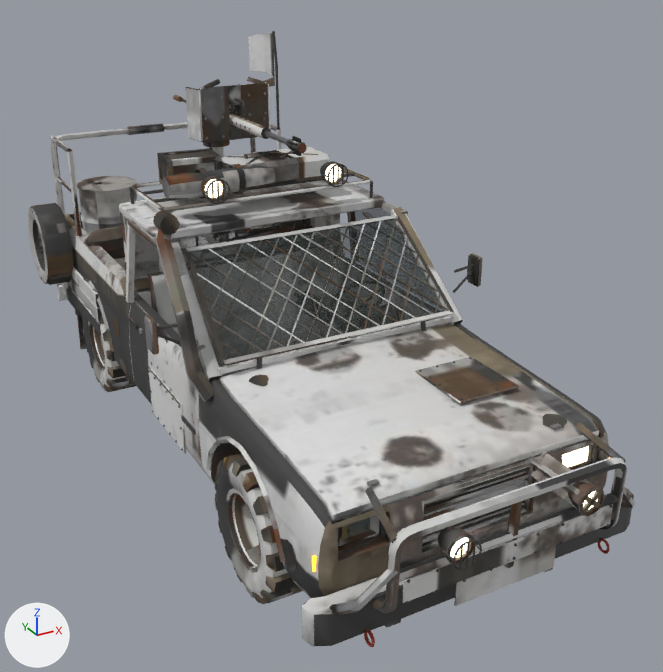
The glTF model public/models/vehicles/e_technical.glb, before and after one commit.
The view is the same before and after, from a 50 mm lens placed at (-2.47, -5.29, 3.32), pointed at (0.23, -0.38, 0.87). The axes (+X, +Y, +Z) are drawn at lower left. The lights are the same throughout. The first picture is the older version. Where no turn or scale is listed for an object, it has been applied to the vertices. Vertices at exactly the same position are counted once.

Script lines for the objects in view, before the commit:
```python
ob_body_mesh = bpy.data.objects.new('body_mesh', me_body_mesh)
ob_body_mesh.location = (0.0, 0.0, 0.0)
ob_gun_mg = bpy.data.objects.new('gun_mg', me_gun_mg)
ob_gun_mg.location = (0.0, 0.92, 2.14)
ob_panel_bumper_f = bpy.data.objects.new('panel_bumper_F', me_panel_bumper_f)
ob_panel_bumper_f.location = (0.0, -2.44, 0.47)
ob_panel_door_l = bpy.data.objects.new('panel_door_L', me_panel_door_l)
ob_panel_door_l.location = (0.9, -0.86, 0.7)
ob_panel_door_r = bpy.data.objects.new('panel_door_R', me_panel_door_r)
ob_panel_door_r.location = (-0.9, -0.86, 0.7)
ob_panel_hood = bpy.data.objects.new('panel_hood', me_panel_hood)
ob_panel_hood.location = (0.0, -0.94, 1.06)
ob_wheel_fr_rim = bpy.data.objects.new('wheel_FR_rim', me_rim_1__1)
ob_wheel_fr_rim.parent = ob_wheel_fr
ob_wheel_fr_rim.location = (0.0, 0.0, 0.0)
ob_wheel_fr_tire = bpy.data.objects.new('wheel_FR_tire', me_tire_1__1)
ob_wheel_fr_tire.parent = ob_wheel_fr
ob_wheel_fr_tire.location = (0.0, 0.0, 0.0)
ob_wheel_rr_rim = bpy.data.objects.new('wheel_RR_rim', me_rim_1__1)
ob_wheel_rr_rim.parent = ob_wheel_rr
ob_wheel_rr_rim.location = (0.0, 0.0, 0.0)
# also in view: 'wheel_RR_tire' at (-0.79, 1.33, 0.4)
```
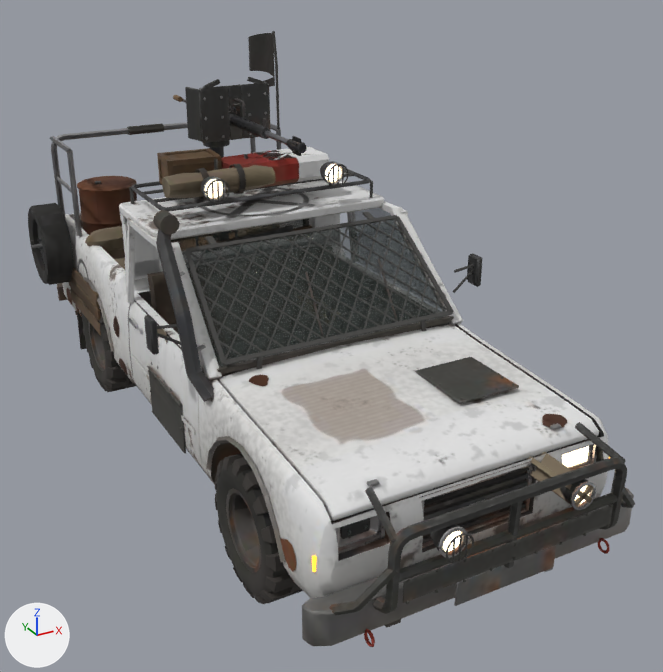
Pixel boxes (x1, y1, x2, y2) of what changed, in the pictures (663 x 672 px; the box of a moved part takes in the faces that stretch with it):
part 1 of me_panel_hood, surface changed
    both: (219, 324, 599, 521)
part 2 of me_panel_door_r, surface changed
    both: (126, 218, 209, 477)
part 3 of me_panel_bumper_f, moved or reshaped
    before: (568, 481, 601, 513)
    after: (560, 479, 593, 507)
part 4 of me_panel_bumper_f, moved or reshaped
    before: (437, 526, 472, 561)
    after: (431, 524, 464, 554)
part 5 of me_panel_bumper_f, moved or reshaped
    before: (453, 540, 482, 571)
    after: (446, 533, 474, 564)
part 6 of me_panel_bumper_f, moved or reshaped
    before: (460, 547, 463, 569)
    after: (452, 540, 455, 563)
part 7 of me_panel_bumper_f, moved or reshaped
    before: (472, 542, 476, 565)
    after: (465, 535, 468, 558)
part 8 of me_panel_bumper_f, moved or reshaped
    before: (442, 550, 454, 560)
    after: (435, 543, 446, 553)
part 9 of me_panel_bumper_f, moved or reshaped
    before: (579, 487, 604, 516)
    after: (571, 481, 596, 510)
part 10 of me_panel_bumper_f, moved or reshaped
    before: (446, 533, 475, 565)
    after: (439, 527, 467, 558)
part 11 of me_panel_bumper_f, moved or reshaped
    before: (583, 491, 597, 510)
    after: (575, 486, 589, 504)
part 12 of me_panel_bumper_f, moved or reshaped
    before: (450, 537, 469, 558)
    after: (443, 531, 461, 552)
part 13 of me_panel_bumper_f, moved or reshaped
    before: (525, 452, 602, 513)
    after: (525, 452, 594, 507)
part 14 of me_panel_bumper_f, moved or reshaped
    before: (527, 456, 601, 508)
    after: (527, 456, 592, 503)
part 15 of me_panel_bumper_f, surface changed
    both: (302, 422, 635, 646)
part 16 of me_gun_mg, surface changed (darker)
    both: (185, 77, 306, 153)
part 17 of me_body_mesh, surface changed
    both: (28, 33, 609, 627)
part 18 of me_body_mesh, recoloured
    both: (254, 146, 329, 225)
part 19 of me_rim_1__1, surface changed
    both: (88, 321, 261, 573)
part 20 of me_tire_1__1, surface changed
    both: (82, 304, 303, 604)

The change, as a list of edits to the scene's bpy script:
```text
Change me_panel_hood:
    where me_panel_hood.from_pydata(...)  # 334 vertices, 512 faces; spans x -0.8..0.8, y -1.33..0.0, z -0.16..0.02
    me_panel_hood part 1: texture (UV) coordinates of 264 of 512 faces, centred in x -0.8..0.8, y -1.33..0.0, z -0.16..0.02, changed; they spanned u 0.03..0.87, v 0.0..0.65 and now span u 0.19..0.92, v 0.0..0.91
Change me_panel_door_r:
    where me_panel_door_r.from_pydata(...)  # 740 vertices, 1220 faces; spans x -0.22..0.125, y -0.008..1.305, z -0.336..0.925
    me_panel_door_r part 2: texture (UV) coordinates of 600 of 1220 faces, centred in x -0.22..0.125, y 0.004..1.305, z -0.335..0.925, changed; they spanned u 0.02..0.95, v 0.0..0.94 and now span u 0.01..0.95, v 0.0..0.95
Change me_panel_bumper_f:
    remove me_panel_bumper_f.from_pydata(...)  # 1250 vertices, 2212 faces; spans x -1.0..1.0, y -0.28..5.11, z -0.15..0.57
    add me_panel_bumper_f.from_pydata(...)  # 1250 vertices, 2212 faces; spans x -1.0..1.0, y -0.22..5.06, z -0.15..0.57
    me_panel_bumper_f part 3: the loose piece of 86 vertices spanning x 0.31..0.45, y -0.21..-0.12, z 0.32..0.46 is moved by (0.0, 0.06, 0.0)
    me_panel_bumper_f part 4: the loose piece of 86 vertices spanning x -0.45..-0.31, y -0.21..-0.12, z 0.32..0.46 is moved by (0.0, 0.06, 0.0)
    me_panel_bumper_f part 5: the loose piece of 70 vertices spanning x -0.46..-0.3, y -0.28..-0.27, z 0.31..0.47 is moved by (0.0, 0.06, 0.0)
    me_panel_bumper_f part 6: the loose piece of 8 vertices spanning x -0.42..-0.41, y -0.28..-0.27, z 0.33..0.45 is moved by (0.0, 0.06, 0.0)
    me_panel_bumper_f part 7: the loose piece of 8 vertices spanning x -0.35..-0.34, y -0.28..-0.27, z 0.33..0.45 is moved by (0.0, 0.06, 0.0)
    me_panel_bumper_f part 8: the loose piece of 8 vertices spanning x -0.46..-0.45, y -0.27..-0.19, z 0.38..0.4 is moved by (0.0, 0.06, 0.0)
    me_panel_bumper_f part 9: the loose piece of 56 vertices spanning x 0.3..0.46, y -0.23..-0.22, z 0.32..0.46 is moved by (0.0, 0.06, 0.0)
    me_panel_bumper_f part 10: the loose piece of 56 vertices spanning x -0.46..-0.3, y -0.23..-0.22, z 0.32..0.46 is moved by (0.0, 0.06, 0.0)
    me_panel_bumper_f part 11: the loose piece of 86 vertices spanning x 0.32..0.44, y -0.22..-0.19, z 0.33..0.45 is moved by (0.0, 0.06, 0.0)
    me_panel_bumper_f part 12: the loose piece of 86 vertices spanning x -0.44..-0.32, y -0.22..-0.19, z 0.33..0.45 is moved by (0.0, 0.06, 0.0)
    me_panel_bumper_f part 13: the loose piece of 8 vertices spanning x 0.32..0.44, y -0.23..5.11, z 0.34..0.44 is scaled about its middle by (1, 0.979, 1)
    me_panel_bumper_f part 14: the loose piece of 8 vertices spanning x 0.32..0.44, y -0.23..5.11, z 0.34..0.44 is scaled about its middle by (1, 0.979, 1)
    me_panel_bumper_f part 15: 1136 kept faces spanning x -1.0..1.0, y -0.18..5.06, z -0.11..0.57 get new texture (UV) coordinates
    other edits to the shape of me_panel_bumper_f do not show in these pictures
Change me_gun_mg:
    where me_gun_mg.from_pydata(...)  # 1616 vertices, 2700 faces; spans x -0.29..0.29, y -1.36..0.48, z -0.17..0.3
    me_gun_mg part 16: texture (UV) coordinates of 1056 of 2700 faces, centred in x -0.29..0.29, y -1.36..0.29, z -0.17..0.3, changed; they spanned u 0.0..0.94, v 0.0..0.94 and now span u 0.0..0.95, v 0.01..0.95
Change me_body_mesh:
    remove me_body_mesh.from_pydata(...)  # 9277 vertices, 16638 faces; spans x -1.14..0.94, y -2.32..2.61, z 0.1..2.6
    add me_body_mesh.from_pydata(...)  # 9301 vertices, 16678 faces; spans x -1.18..0.94, y -2.32..2.61, z 0.1..2.6
    me_body_mesh part 17: 13809 kept faces spanning x -1.14..0.94, y -2.32..2.61, z 0.1..2.58 get new texture (UV) coordinates
    me_body_mesh part 18: 248 faces spanning x 0.03..0.68, y 0.13..1.01, z 0.92..1.95 switch from mat_armor to mat_paint2
    edits to the shape of me_body_mesh do not show in these pictures
Change me_rim_1__1:
    where me_rim_1__1.from_pydata(...)  # 623 vertices, 1186 faces; spans x -0.124..0.124, y -0.235..0.235, z -0.235..0.235
    used by ob_wheel_fr_rim; parent = ob_wheel_fr; location = (0.0, 0.0, 0.0)
    me_rim_1__1 part 19: texture (UV) coordinates of 1186 of 1186 faces, centred in x -0.122..0.122, y -0.23..0.23, z -0.23..0.23, changed; they spanned u 0.0..0.93, v 0.02..0.94 and now span u 0.01..0.95, v 0.02..0.99
Change me_tire_1__1:
    where me_tire_1__1.from_pydata(...)  # 824 vertices, 1392 faces; spans x -0.142..0.142, y -0.4..0.4, z -0.4..0.4
    used by ob_wheel_fr_tire; parent = ob_wheel_fr; location = (0.0, 0.0, 0.0)
    me_tire_1__1 part 20: texture (UV) coordinates of 1392 of 1392 faces, centred in x -0.142..0.142, y -0.397..0.397, z -0.397..0.397, changed; they spanned u 0.02..0.9, v 0.0..0.91 and now span u 0.16..0.82, v 0.37..0.99
```
